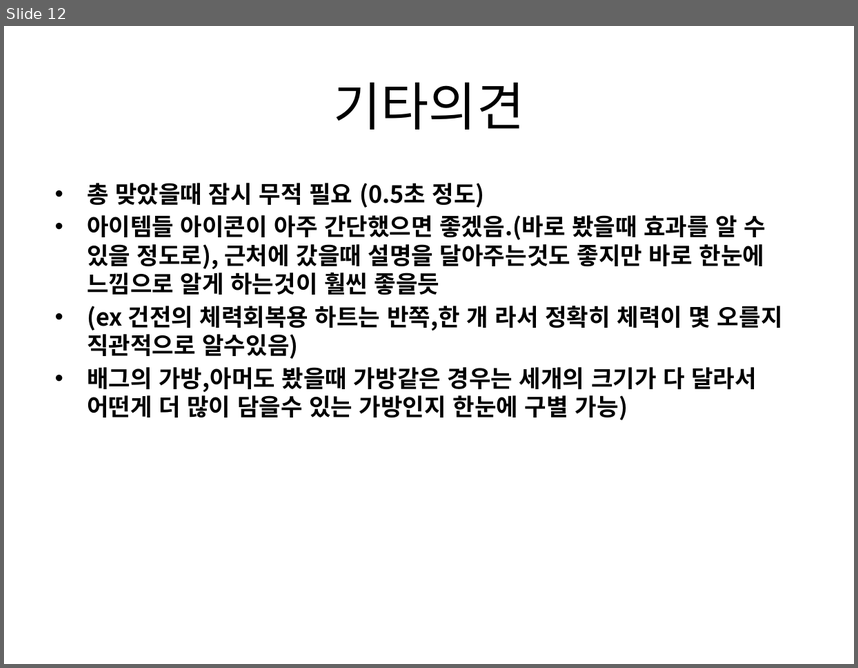
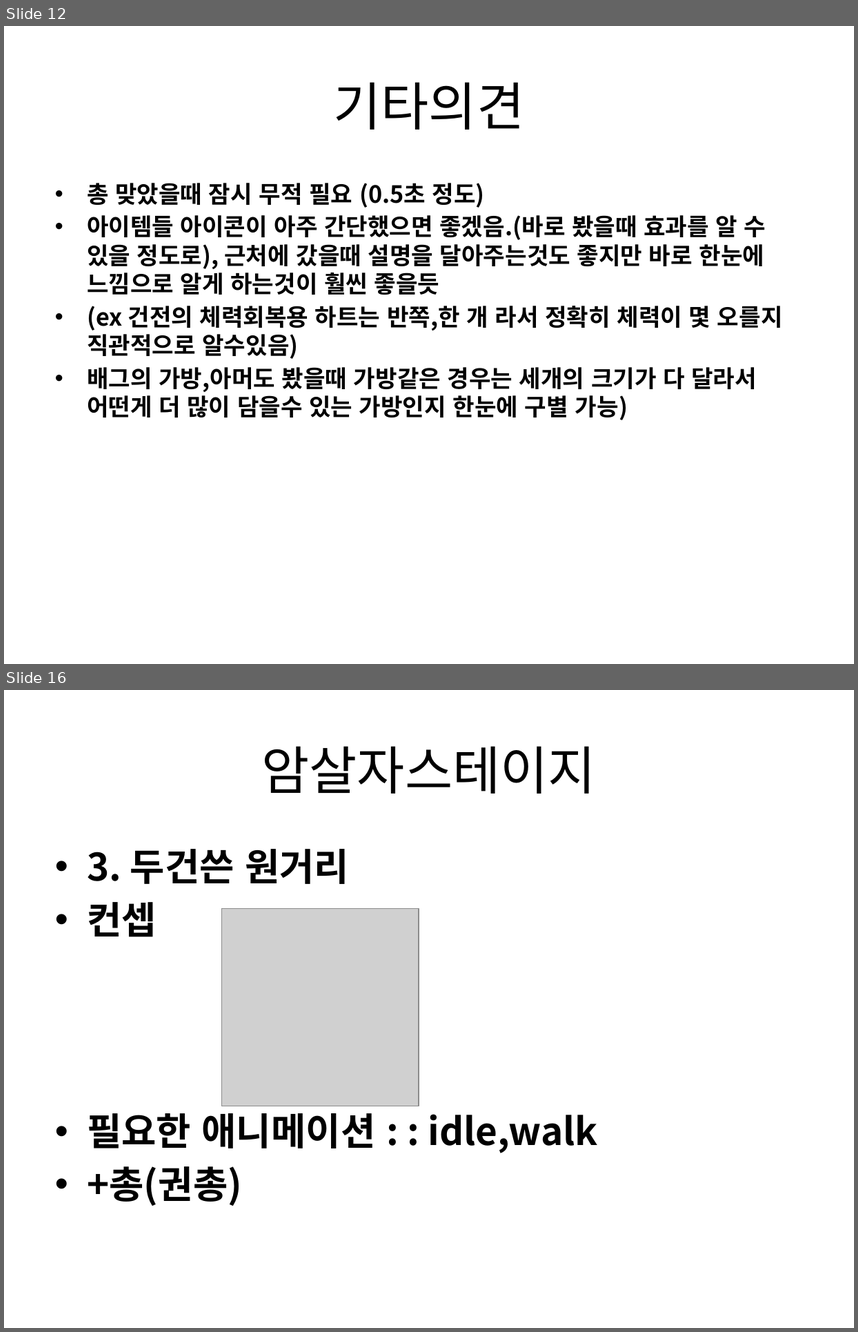
Before and after one commit to gkdlgndpdu/EscapeJail, a slide deck: EscapeJail/Assets/기획/스테이지1기획.pptx. Shown one above the other, each under a label of ours: slide 12 before the commit, slides 12 and 16 after it; the slides between them are not shown. The pictures are 858x668 and 858x1332 pixels, drawn with LibreOffice and Linux fonts; fonts in the diff are those of the drawing; grey boxes stand for pictures. Boxes give left, top, right and bottom in pixels: in the first picture for what was removed or moved away, otherwise in the second. Text is boxed around its words. In the diff, an @@ line names an element or a change of style, - is before the commit and + after.

```diff
--- a/EscapeJail/Assets/기획/스테이지1기획.pptx
+++ b/EscapeJail/Assets/기획/스테이지1기획.pptx
@@ slide 16 added at [4,690,854,1328], background #FFFFFF @@
@@ title added at [261,746,596,793], 44 pt, text #000000 @@
+암살자스테이지
@@ text added at [87,849,598,1205], 32 pt, text #000000, bold @@
+• 3. 두건쓴 원거리
+• 컨셉
+• 필요한 애니메이션 : : idle,walk
+• +총(권총)
@@ picture added at [221,909,419,1105] @@
```
Also in this commit, not shown: 2 slides changed, 5 other slides added, 12 other files.
